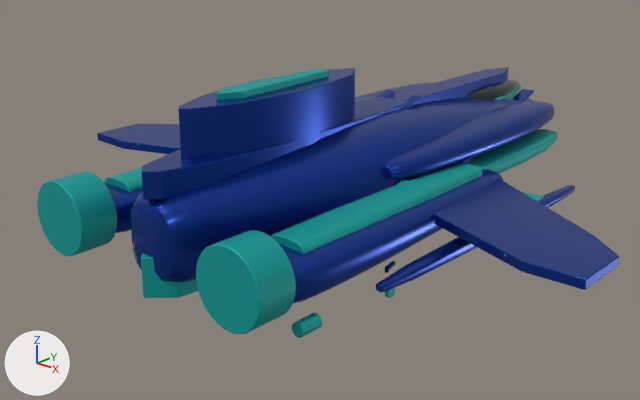
The Blender file ShotEmUp3D_JS/player_spaceship.blend, before and after one commit.
Camera for both pictures: a camera (50 mm lens) standing at (16.2, -20.4, 8.1) and looking at (-1.1, -0.9, -1.2). The axes (+X, +Y, +Z) are drawn at lower left. The lights are the same throughout. The first picture is the older version.

The scene before the commit, as lines of its bpy script (objects in view):
```python
ob_aileron_r = bpy.data.objects.new('Aileron_R', me_aileron_r)
ob_aileron_r.parent = ob_ship_root
ob_aileron_r.location = (0.0, 0.0, 0.0)
ob_centerspine = bpy.data.objects.new('CenterSpine', me_centerspine)
ob_centerspine.parent = ob_ship_root
ob_centerspine.location = (0.0, 0.0, 0.0)
ob_enginebody_r = bpy.data.objects.new('EngineBody_R', me_enginebody_r)
ob_enginebody_r.parent = ob_ship_root
ob_enginebody_r.location = (0.0, 0.0, 0.0)
ob_engineshroud_r = bpy.data.objects.new('EngineShroud_R', me_engineshroud_r)
ob_engineshroud_r.parent = ob_ship_root
ob_engineshroud_r.location = (0.0, 0.0, 0.0)
ob_mainhull = bpy.data.objects.new('MainHull', me_mainhull)
ob_mainhull.parent = ob_ship_root
ob_mainhull.location = (0.0, 0.0, 0.0)
ob_shoulderpod_r = bpy.data.objects.new('ShoulderPod_R', me_shoulderpod_r)
ob_shoulderpod_r.parent = ob_ship_root
ob_shoulderpod_r.location = (0.0, 0.0, 0.0)
ob_store_r = bpy.data.objects.new('Store_R', me_store_r)
ob_store_r.parent = ob_ship_root
ob_store_r.location = (0.0, 0.0, 0.0)
ob_verticalfin = bpy.data.objects.new('VerticalFin', me_verticalfin)
ob_verticalfin.parent = ob_ship_root
ob_verticalfin.location = (0.0, 0.0, 0.0)
ob_wing_r = bpy.data.objects.new('Wing_R', me_wing_r)
ob_wing_r.parent = ob_ship_root
ob_wing_r.location = (0.0, 0.0, 0.0)
# also in view: 'NozzleOuter_R' at (0.0, -8.2, -0.1); 'FinCap' at (0.0, -4.0, 3.0); 'ShoulderUnder_R' at (0.0, 3.3, 0.0); 'CanopyGlass' at (0.0, 6.7, 1.2); 'CenterKeel' at (0.0, -1.8, -0.9)
```
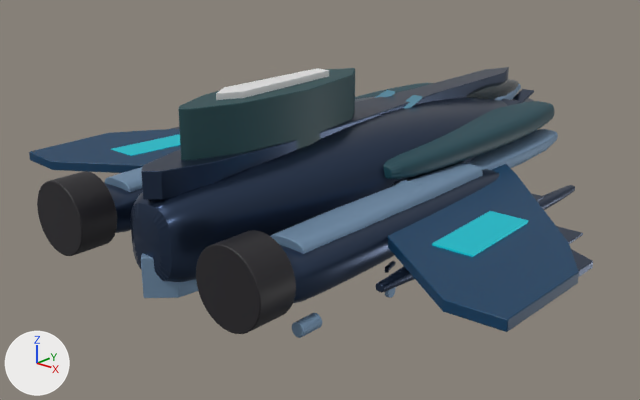
Location of each change, [x1, y1, x2, y2] in pixels of the pictures (640 x 400 px):
'Wing_R', recoloured, rescaled (blue to dark blue, 22% taller)
    before: [97, 124, 619, 290]
    after: [29, 129, 579, 332]
'MainHull', recoloured (blue to dark blue)
    both: [131, 96, 534, 282]
'NozzleOuter_R', recoloured (cyan to black)
    both: [37, 171, 296, 334]
'VerticalFin', recoloured (blue to dark cyan)
    both: [178, 68, 355, 160]
'EngineBody_R', recoloured
    both: [104, 169, 500, 303]
'CenterSpine', recoloured
    both: [141, 67, 509, 199]
'EngineShroud_R', recoloured (cyan to blue)
    both: [105, 163, 483, 254]
'ShoulderPod_R', recoloured (blue to dark cyan)
    both: [355, 83, 554, 179]
'PanelEngine_R.001', added
    after: [111, 134, 528, 257]
'Store_R', recoloured
    both: [376, 185, 575, 293]
'ShoulderUnder_R', recoloured (cyan to blue)
    both: [468, 129, 558, 170]
'FinCap', recoloured (cyan to white)
    both: [216, 68, 329, 100]
'CenterKeel', recoloured (cyan to blue)
    both: [141, 253, 198, 298]
'AuxThruster_R', recoloured (cyan to blue)
    both: [292, 313, 322, 338]
'Aileron_R', recoloured
    both: [571, 249, 593, 277]
'WingPanel2_R', recoloured
    both: [137, 127, 583, 257]
'PanelSpine_R', recoloured (blue to dark blue)
    both: [375, 90, 422, 109]
'PanelNose_R', recoloured (blue to dark blue)
    both: [513, 89, 534, 103]
'WingRootFairing_R', recoloured
    both: [393, 156, 476, 186]
'CanopyFrame', recoloured
    both: [495, 84, 521, 100]
'WingPanel1_R', recoloured
    both: [532, 194, 544, 202]
'PanelMid1_R', recoloured
    both: [502, 99, 521, 106]
'PanelEngine_R', recoloured
    both: [396, 180, 422, 186]
'MainWheelRear_R', recoloured
    both: [385, 288, 395, 298]
'MainBrace_R', recoloured
    both: [385, 261, 396, 271]

What changed in the scene script:
```text
Change mat_hull_main:
    mat_hull_main.base_color: (0.00641, 0.0463, 0.327) -> (0.0304, 0.0522, 0.103)  # blue #133d9b -> dark blue #31415a
Change mat_hull_dark:
    mat_hull_dark.base_color: (0.0, 0.374, 0.355) -> (0.198, 0.319, 0.47)  # cyan #00a5a1 -> blue #7b99b6
Change me_shoulderpod_r:
    where me_shoulderpod_r.from_pydata(...)  # 2036 vertices, 2032 faces; spans x -3.12..3.12, y -2.2..7.0, z 0.44..1.2
    remove me_shoulderpod_r.materials.append(mat_hull_main)  # blue #133d9b
    add me_shoulderpod_r.materials.append(mat_material)  # dark cyan #174652
Change me_cylinder:
    where me_cylinder.from_pydata(...)  # 512 vertices, 452 faces; spans x -7.42..1.02, y -1.02..1.02, z -0.55..0.55
    remove me_cylinder.materials.append(mat_hull_dark)  # cyan #00a5a1
    add me_cylinder.materials.append(mat_material_003)  # black #211f23
Change me_wing_r:
    where me_wing_r.from_pydata(...)  # 184 vertices, 168 faces; spans x -8.9..8.9, y -3.6..2.2, z -0.2..0.1
    remove me_wing_r.materials.append(mat_hull_main)  # blue #133d9b
    add me_wing_r.materials.append(mat_material_002)  # dark blue #033d61
Change me_verticalfin:
    where me_verticalfin.from_pydata(...)  # 76 vertices, 68 faces; spans x -0.92..0.92, y -7.19..-0.61, z 1.18..3.05
    remove me_verticalfin.materials.append(mat_hull_main)  # blue #133d9b
    add me_verticalfin.materials.append(mat_material_004)  # dark cyan #20494f
Change me_fincap:
    where me_fincap.from_pydata(...)  # 70 vertices, 67 faces; spans x -0.35..0.35, y -5.99..-2.0, z 2.84..3.22
    remove me_fincap.materials.append(mat_hull_dark)  # cyan #00a5a1
    add me_fincap.materials.append(mat_material_005)  # white #e7e7e7
Change me_cube_007:
    where me_cube_007.from_pydata(...)  # 112 vertices, 108 faces; spans x -1.6..0.16, y -2.1..2.17, z -0.06..0.04
    remove me_cube_007.materials.append(mat_hull_main)  # blue #133d9b
    add me_cube_007.materials.append(mat_engine_glow)  # dark blue #1e3038
Change ob_wing_r:
    ob_wing_r.scale: (1.0, 1.0, 1.0) -> (0.968, 1.78, 1.11)
Add ob_panelengine_r_001:
    ob_panelengine_r_001 = bpy.data.objects.new('PanelEngine_R.001', me_cube_030)  # 112 vertices, 108 faces; spans x -6.84..0.53, y -1.52..1.78, z -0.07..0.04; in mat_hull_dark_002 (black #000000, glowing cyan #13edff)
    ob_panelengine_r_001.parent = ob_ship_root_001
    ob_panelengine_r_001.location = (3.1, -2.729, -0.323)
    ob_panelengine_r_001.rotation_euler = (0.00337, 0.00119, 0.0433)  # degrees (0.2, 0.1, 2.5)
    ob_panelengine_r_001.scale = (1.01, 0.515, 1.0)
Add ob_ship_root_001:
    ob_ship_root_001 = bpy.data.objects.new('Ship_Root.001', None)
    ob_ship_root_001.location = (-0.158, 2.117, 0.657)
    ob_ship_root_001.scale = (1.8, 1.8, 1.8)
```
